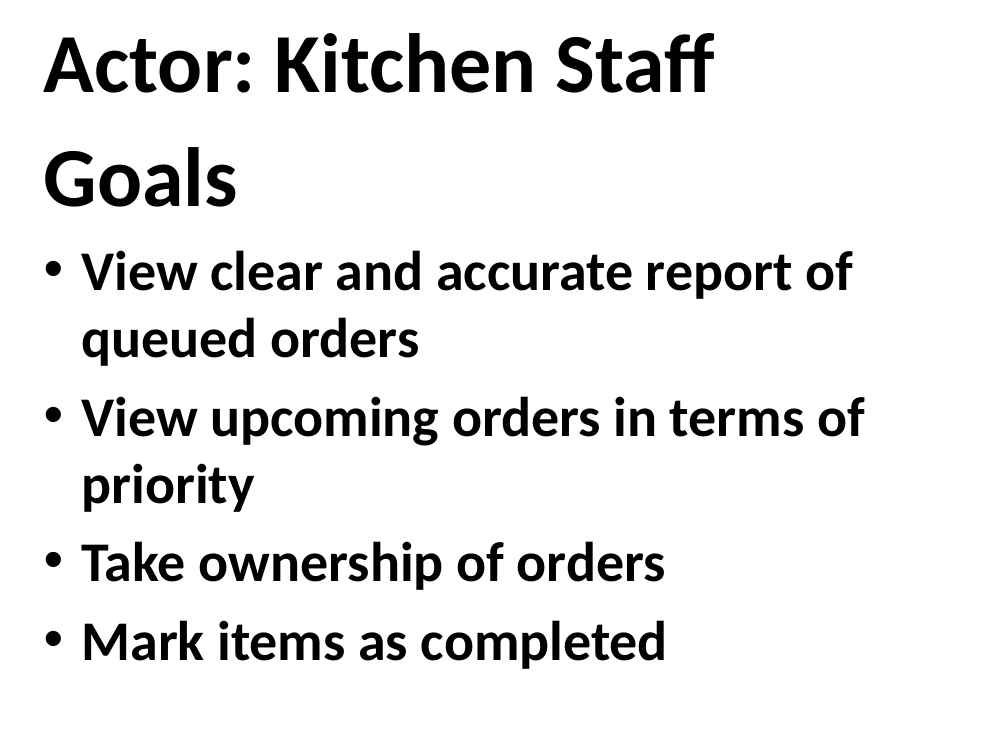
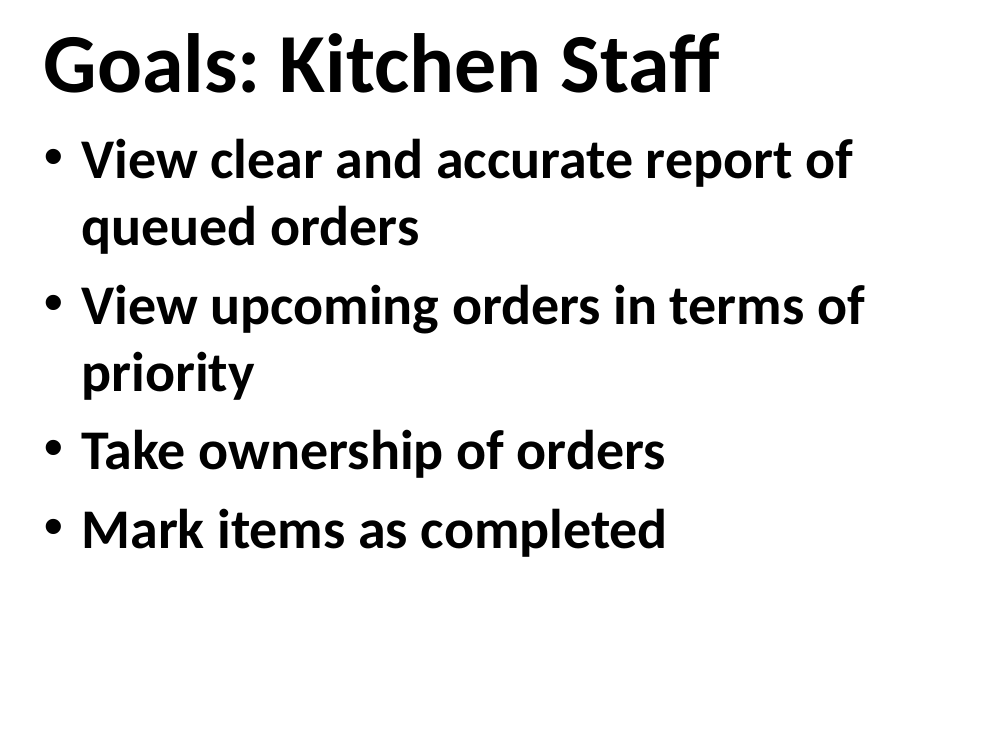
Before and after one commit to osmihi/Capstone, a slide deck: slide 8 of Project Documents/Group3_Presentation1_Capstone.pptx. Drawn at 1008x756 pixels with LibreOffice and Linux fonts; fonts in the diff are those of the drawing; background and template pictures are left out. Boxes give left, top, right and bottom in pixels: in the first picture for what was removed or moved away, otherwise in the second. Text is boxed around its words. In the diff, an @@ line names an element or a change of style, - is before the commit and + after.

```diff
--- a/Project Documents/Group3_Presentation1_Capstone.pptx
+++ b/Project Documents/Group3_Presentation1_Capstone.pptx
@@ title at [44, 33, 720, 93]: text changed @@
-Actor: Kitchen Staff
+Goals: Kitchen Staff
@@ text at [44, 147, 238, 207]: paragraph removed @@
-Goals
```
Also in this commit, not shown: 12 other slides changed, 4 slides added, 8 slides removed.
